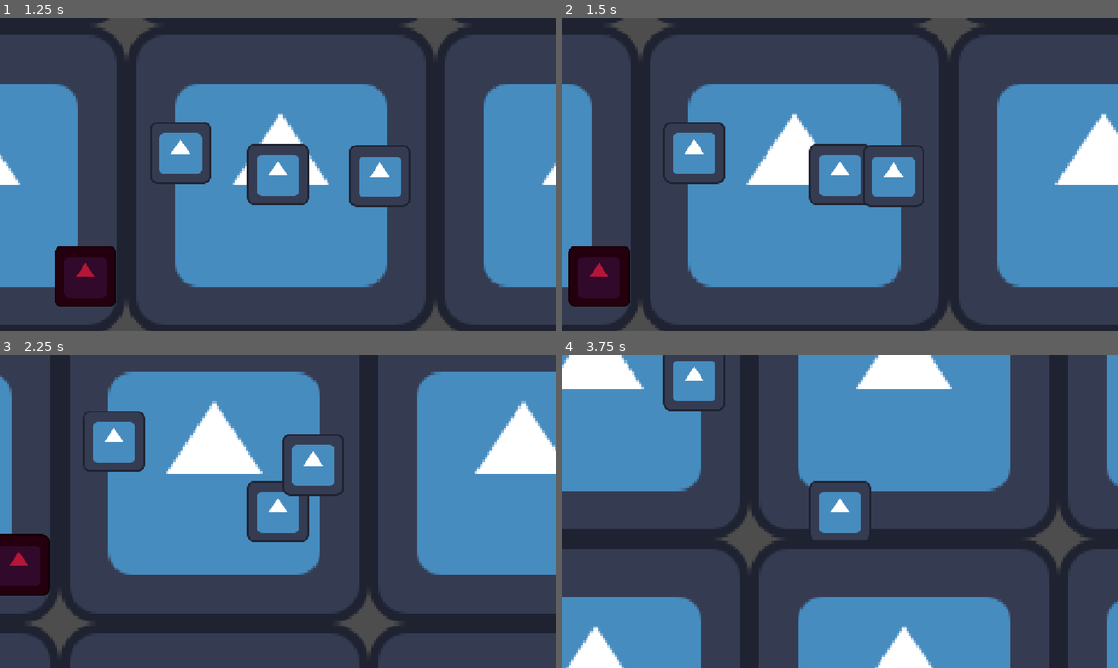
Above: before the commit, frames 1-4 (two rows, left to right).
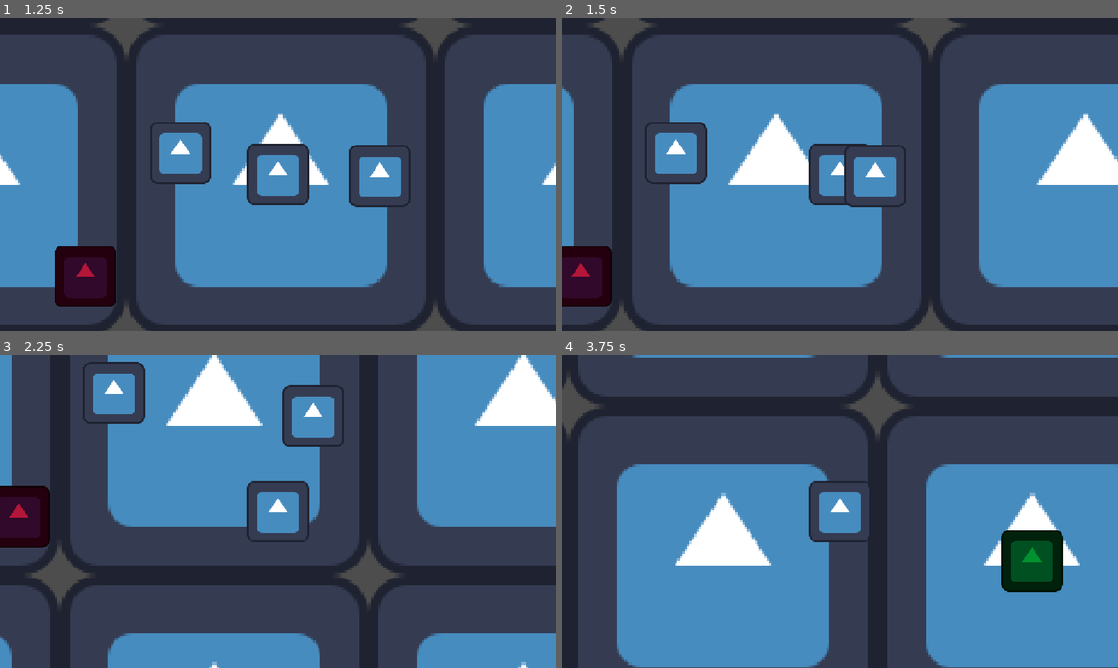
Above: after the commit, the same moments.

Repository: Yatagarasu163/Mini-Jame-Gam-59
Game: Godot game, scene res://Scenes/titlescreen.tscn
The game is run twice, just before and just after one commit, with the same random seed, the same clock (stepped at 60 frames per second) and the same inputs. The engine's default icon, where the game draws it, is replaced by a stand-in: a white triangle on a blue panel in a dark square.
Inputs:
- Up to frame 1 (1.25 s): click "Start Game" at 0.5 s
- Up to frame 2 (1.5 s): tap Enter at 1.25 s; hold D (move_right) from 1.28 s (still down); tap E (interact) at 1.35 s
- Up to frame 3 (2.25 s): tap Space (mash_space) at 2 s; release D (move_right) at 2.03 s; hold S (move_down) from 2.03 s (still down); tap F (mash_f) at 2.1 s
- Up to frame 4 (3.75 s): release S (move_down) at 2.78 s; hold D (move_right) 2.78-3.53 s; tap Q (mash_q) at 2.85 s; hold W (move_up) from 3.53 s (still down); tap R (mash_r) at 3.6 s

Frame 1 is identical in both runs. In frame 2, 26% of the frame differs, in the area x 0-100%, y 0-100%; in frame 3, 45%; in frame 4, 74%.

Commit message:
fixed some bugs

Diff:
--- a/Prefabs/player.tscn
+++ b/Prefabs/player.tscn
@@ -21,6 +21,7 @@
 
 [node name="Player" type="CharacterBody2D" unique_id=1723161328]
 script = ExtResource("1_y6xdh")
+_speed = 1000.0
 
 [node name="CollisionShape2D" type="CollisionShape2D" parent="." unique_id=1723264578]
 shape = SubResource("CircleShape2D_op1xx")
--- a/Scenes/main_game.tscn
+++ b/Scenes/main_game.tscn
@@ -8,9 +8,6 @@
 [ext_resource type="Script" uid="uid://bij4x7ec50bix" path="res://Code-y Bits/machineInteraction.gd" id="5_6y7pd"]
 [ext_resource type="PackedScene" uid="uid://cvrejer7q53ep" path="res://Prefabs/test_enemy.tscn" id="7_6y7pd"]
 [ext_resource type="Script" uid="uid://lvcpmi2l4wa3" path="res://Code-y Bits/tomato_collection.gd" id="9_73nn6"]
-
-[sub_resource type="RectangleShape2D" id="RectangleShape2D_xrivr"]
-size = Vector2(128, 129)
 
 [sub_resource type="CircleShape2D" id="CircleShape2D_njqwk"]
 
@@ -28,12 +25,6 @@
 
 [node name="Health" type="Node" parent="Player" unique_id=2145005945]
 script = ExtResource("4_mgc0q")
-
-[node name="HurtBox" type="Area2D" parent="Player" unique_id=1753241642]
-
-[node name="CollisionShape2D" type="CollisionShape2D" parent="Player/HurtBox" unique_id=161778912]
-position = Vector2(0, -0.5)
-shape = SubResource("RectangleShape2D_xrivr")
 
 [node name="Interaction" type="Node" parent="Player" unique_id=191862313]
 script = ExtResource("5_6y7pd")
@@ -90,7 +81,6 @@
 scale = Vector2(2, 2)
 shape = SubResource("RectangleShape2D_13qdw")
 
-[connection signal="body_entered" from="Player/HurtBox" to="Player" method="_on_hurt_box_body_entered"]
 [connection signal="body_entered" from="TomatoCollection/OutputPoint/FreshTomato" to="TomatoCollection" method="_on_fresh_tomato_body_entered"]
 [connection signal="body_exited" from="TomatoCollection/OutputPoint/FreshTomato" to="TomatoCollection" method="_on_fresh_tomato_body_exited"]
 [connection signal="body_entered" from="TomatoCollection/InteractionArea" to="TomatoCollection" method="_on_interaction_area_body_entered"]
